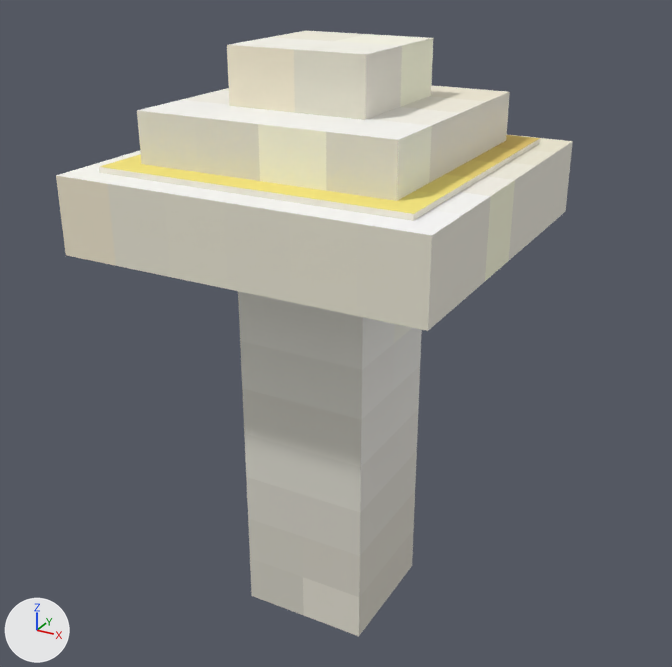
The glTF model assets/models/mushrooms/celtus.gltf as it was, and as the next commit left it.
The view is the same before and after, from a camera (50 mm lens) standing at (0.504, -0.91, 0.827) and looking at (0.0, 0.006, 0.369). Every picture has the same lights, and +X, +Y and +Z are marked at lower left. The picture after the commit comes second. Vertices at exactly the same position are counted once.

The first picture shows 'cap_a', 'cap_b', 'cap_c', 'halo', 'stem'.
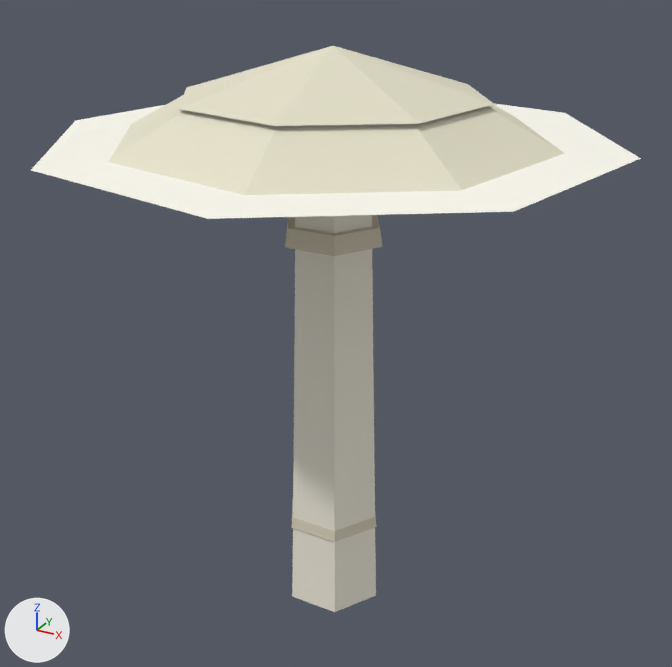
Pixel boxes (x1, y1, x2, y2) of what changed, in the pictures (672 x 667 px):
'stem', reshaped, moved (54% narrower, 15% taller)
    before: (238, 291, 422, 636)
    after: (292, 215, 376, 612)
'cap_a', deleted
    before: (56, 135, 573, 331)
'cap_rim', added
    after: (108, 95, 565, 195)
'cap_b', deleted
    before: (137, 85, 510, 201)
'cap_halo', added
    after: (31, 104, 641, 219)
'cap_top', added
    after: (178, 46, 494, 126)
'cap_c', deleted
    before: (227, 31, 433, 120)
'halo', deleted
    before: (99, 135, 540, 221)
'stem_ring_1', added
    after: (285, 215, 383, 256)
'stem_ring_0', added
    after: (292, 503, 377, 542)

The change in detail:
Picture '0' (img_0) is new.
Material 'mushroom' (mat_mushroom) is new.
Its texture is img_0.
Its roughness is 0.82.
me_mesh_0 is used by ob_stem; location (-0.081, 0.081, 0.0).
me_mesh_0 had 8 vertices, 12 faces and spanned x 0.0..0.162, y -0.162..0.0, z 0.0..0.5.
me_mesh_0 no longer uses material mat_material_0.
me_mesh_0 now has 18 vertices, 32 faces and spans x -0.065..0.065, y -0.056..0.056, z 0.0..0.615.
me_mesh_0 part 1: the whole mesh is rebuilt.
me_mesh_0 gains material mat_mushroom (picture img_0).
Mesh me_cap_halo is new.
It has 16 vertices, 16 faces and spans x -0.323..0.323, y -0.323..0.323, z 0.609.
It uses material mat_mushroom (picture img_0).
Mesh me_cap_top is new.
It has 16 vertices, 22 faces and spans x -0.174..0.174, y -0.174..0.174, z 0.656..0.708.
It uses material mat_mushroom (picture img_0).
Mesh me_cap_rim is new.
It has 16 vertices, 22 faces and spans x -0.26..0.26, y -0.26..0.26, z 0.603..0.656.
It uses material mat_mushroom (picture img_0).
Mesh me_stem_ring_1 is new.
It is a 6-sided cut cone along z (radius 0.0638 at the low end, 0.06 at the high end) spanning x -0.0638..0.0638, y -0.0553..0.0553, z 0.492..0.514.
It uses material mat_mushroom (picture img_0).
Mesh me_stem_ring_0 is new.
It is a 6-sided cut cone along z (radius 0.0638 at the low end, 0.06 at the high end) spanning x -0.0638..0.0638, y -0.0553..0.0553, z 0.1107..0.1327.
It uses material mat_mushroom (picture img_0).
Object 'stem' (ob_stem) moves from (-0.081, 0.081, 0.0) to (0.0, 0.0, 0.0).
Object 'cap_a' (ob_cap_a) is deleted.
Object 'halo' (ob_halo) is deleted.
Object 'cap_b' (ob_cap_b) is deleted.
Object 'cap_c' (ob_cap_c) is deleted.
Object 'cap_halo' (ob_cap_halo) is new; it shows me_cap_halo.
Its location is (0.0, 0.0, 0.0).
Object 'cap_top' (ob_cap_top) is new; it shows me_cap_top.
Its location is (0.0, 0.0, 0.0).
Object 'cap_rim' (ob_cap_rim) is new; it shows me_cap_rim.
Its location is (0.0, 0.0, 0.0).
Object 'stem_ring_1' (ob_stem_ring_1) is new; it shows me_stem_ring_1.
Its location is (0.0, 0.0, 0.0).
Object 'stem_ring_0' (ob_stem_ring_0) is new; it shows me_stem_ring_0.
Its location is (0.0, 0.0, 0.0).
